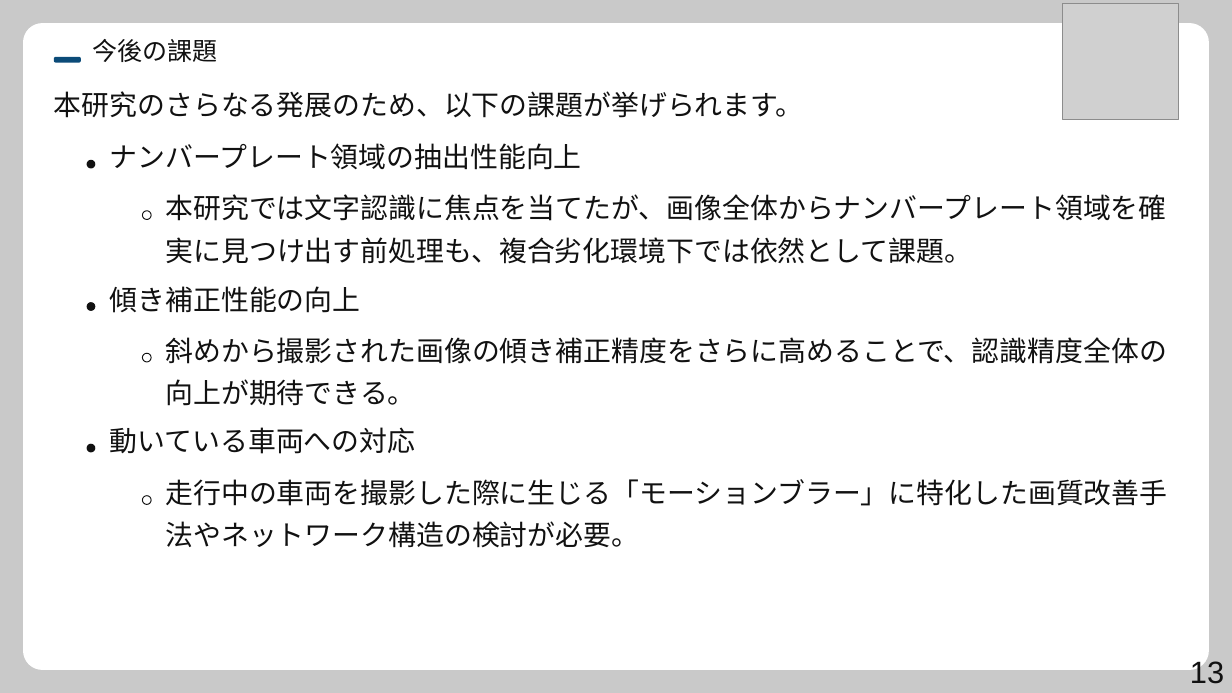
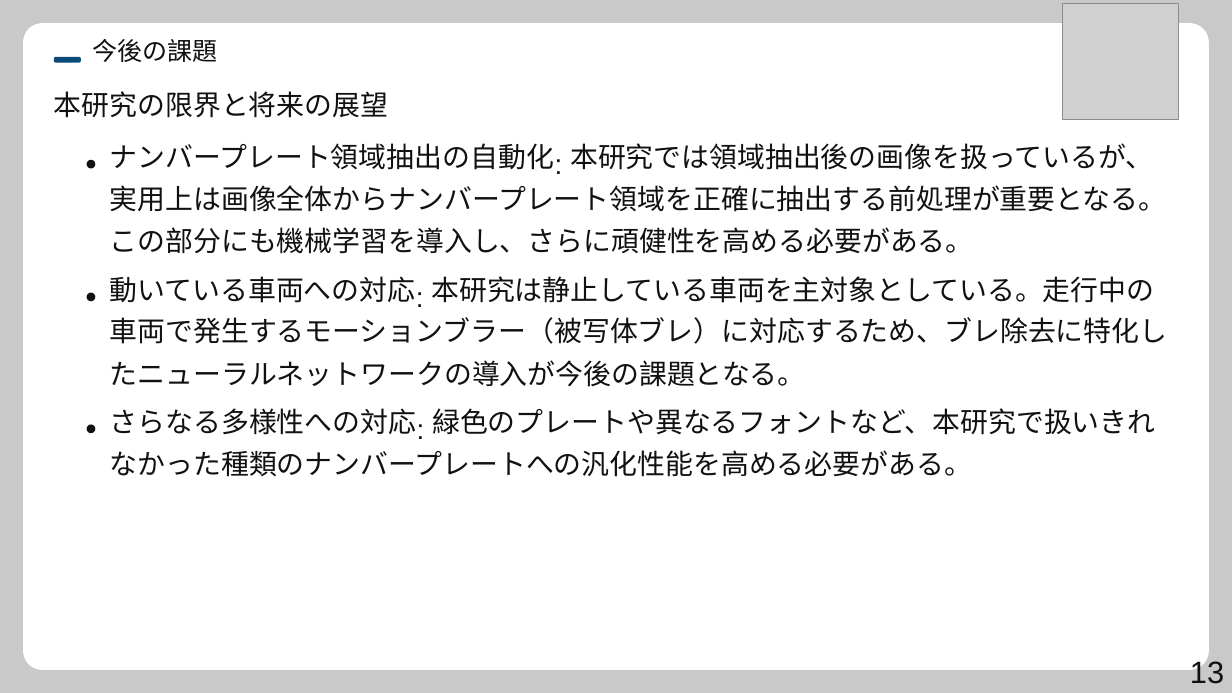
Before and after one commit to syarasyoujyu/create_presentation, a slide deck: slide 13 of data/sample-step3.pptx. Drawn at 1232x693 pixels with LibreOffice and Linux fonts; fonts in the diff are those of the drawing; grey boxes stand for pictures. Boxes give left, top, right and bottom in pixels: in the first picture for what was removed or moved away, otherwise in the second. Text is boxed around its words. In the diff, an @@ line names an element or a change of style, - is before the commit and + after.

```diff
--- a/data/sample-step3.pptx
+++ b/data/sample-step3.pptx
@@ text removed at (54,91,804,118) @@
-本研究のさらなる発展のため、以下の課題が挙げられます。
@@ text added at (54,91,388,118), 21.7 pt, text #111111 @@
+本研究の限界と将来の展望
@@ text at (110,143,554,170): text changed @@
-ナンバープレート領域の抽出性能向上
+ナンバープレート領域抽出の⾃動化
@@ text added at (555,147,582,178), 21.7 pt, text #111111 @@
+:
@@ text added at (570,143,1153,170), 21.7 pt, text #111111 @@
+本研究では領域抽出後の画像を扱っているが、
@@ text at (110,185,1167,212): text changed @@
-本研究では⽂字認識に焦点を当てたが、画像全体からナンバープレート領域を確
+実⽤上は画像全体からナンバープレート領域を正確に抽出する前処理が重要となる。
@@ text added at (110,227,974,254), 21.7 pt, text #111111 @@
+この部分にも機械学習を導⼊し、さらに頑健性を⾼める必要がある。
@@ freeform shape removed at (142,211,151,219) @@
@@ text removed at (166,237,973,264) @@
-実に⾒つけ出す前処理も、複合劣化環境下では依然として課題。
@@ freeform shape: place and size @@
-freeform shape at (87,302,95,311)
+freeform shape at (87,293,95,301)
@@ text "動いている⾞両への対応": place and size @@
-text "動いている⾞両への対応" at (110,427,416,454)
+text "動いている⾞両への対応" at (110,276,416,303)
@@ text removed at (110,286,361,313) @@
-傾き補正性能の向上
@@ text added at (416,280,444,311), 21.7 pt, text #111111 @@
+:
@@ text added at (431,276,1154,303), 21.7 pt, text #111111 @@
+本研究は静⽌している⾞両を主対象としている。⾛⾏中の
@@ text added at (110,317,1168,344), 21.7 pt, text #111111 @@
+⾞両で発⽣するモーションブラー（被写体ブレ）に対応するため、ブレ除去に特化し
@@ freeform shape removed at (142,353,151,361) @@
@@ text removed at (166,337,1167,364) @@
-斜めから撮影された画像の傾き補正精度をさらに⾼めることで、認識精度全体の
@@ text added at (110,360,806,387), 21.7 pt, text #111111 @@
+たニューラルネットワークの導⼊が今後の課題となる。
@@ text removed at (166,379,416,406) @@
-向上が期待できる。
@@ text added at (110,408,417,435), 21.7 pt, text #111111 @@
+さらなる多様性への対応
@@ text added at (417,412,445,444), 21.7 pt, text #111111 @@
+:
@@ text added at (432,408,1155,435), 21.7 pt, text #111111 @@
+緑⾊のプレートや異なるフォントなど、本研究で扱いきれ
@@ freeform shape: place and size @@
-freeform shape at (87,444,95,452)
+freeform shape at (87,424,95,433)
@@ text added at (110,450,972,477), 21.7 pt, text #111111 @@
+なかった種類のナンバープレートへの汎化性能を⾼める必要がある。
@@ text removed at (166,479,1168,506) @@
-⾛⾏中の⾞両を撮影した際に⽣じる「モーションブラー」に特化した画質改善⼿
@@ freeform shape removed at (142,495,151,504) @@
@@ text removed at (166,521,640,548) @@
-法やネットワーク構造の検討が必要。
```
Also in this commit, not shown: 13 other slides changed, 27 other files.
